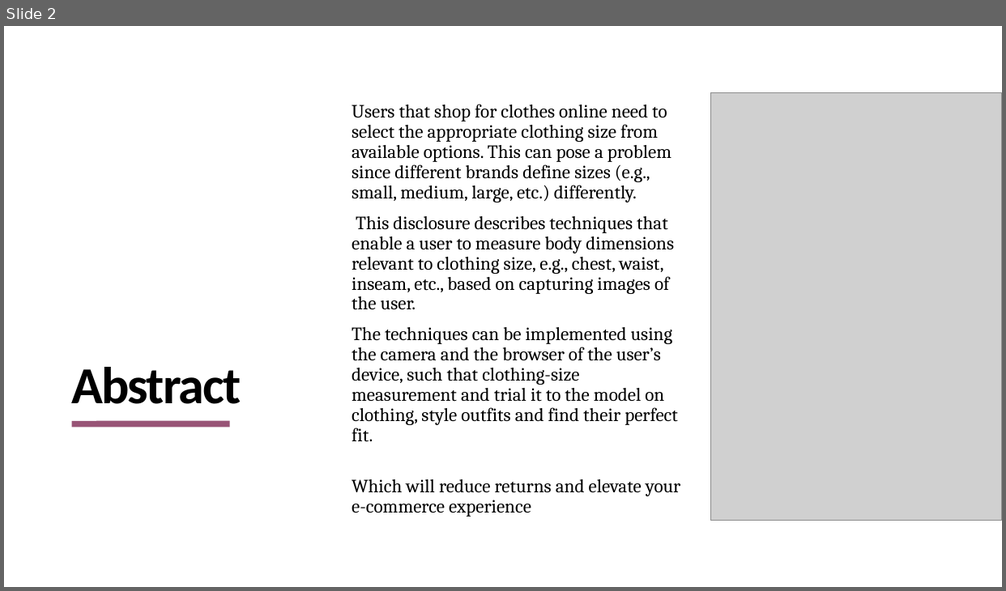
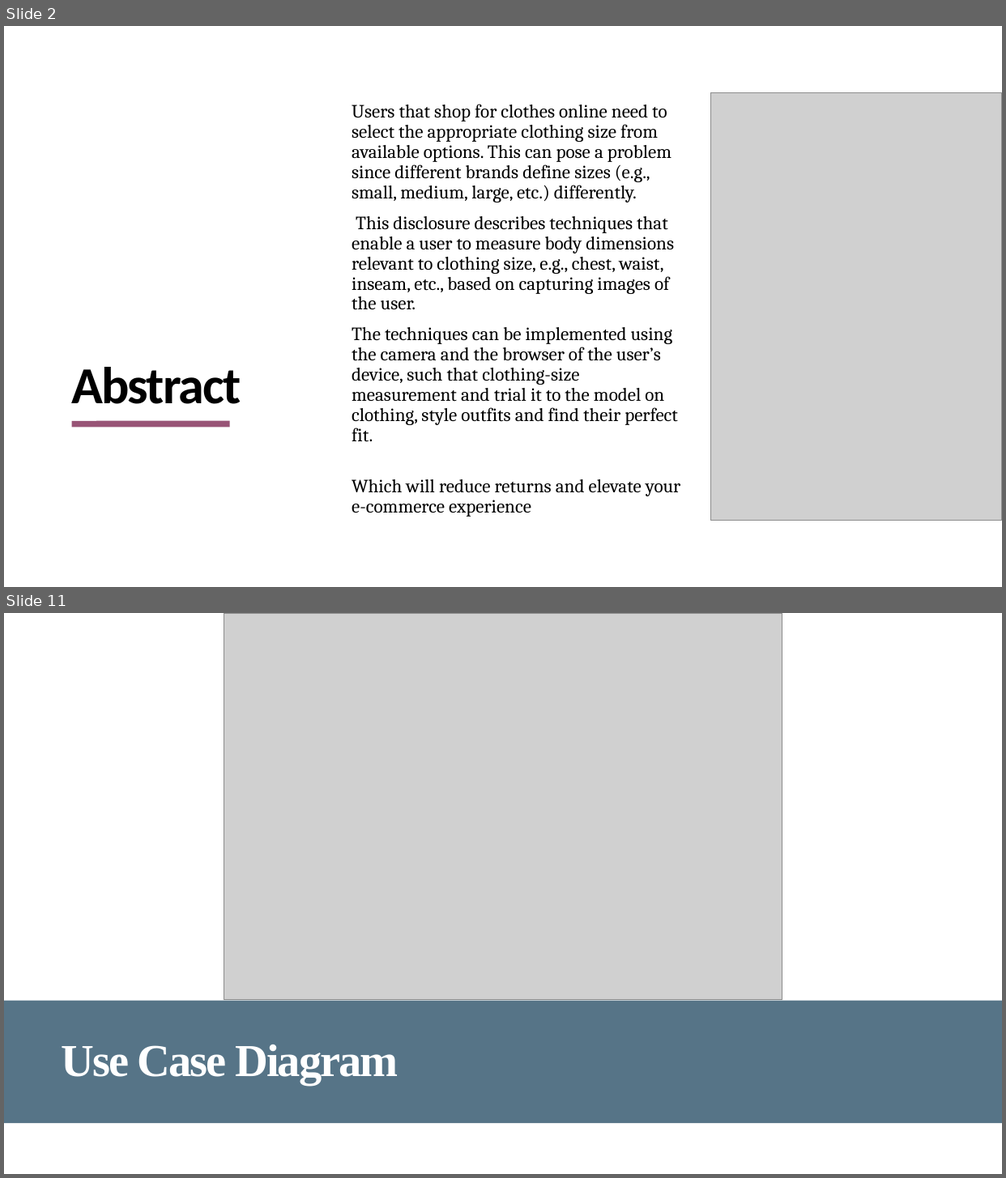
Before and after one commit to 3-idiot/VIRTUAL-CLOTHING-SYSTEM, a slide deck: doc/PPT/VIRTUAL CLOTHING SYSTEM (v1).pptx. Shown one above the other, each under a label of ours: slide 2 before the commit, slides 2 and 11 after it; the slides between them are not shown. The pictures are 1006x591 and 1006x1178 pixels, drawn with LibreOffice and Linux fonts; fonts in the diff are those of the drawing; grey boxes stand for pictures. Boxes give left, top, right and bottom in pixels: in the first picture for what was removed or moved away, otherwise in the second. Text is boxed around its words. In the diff, an @@ line names an element or a change of style, - is before the commit and + after.

```diff
--- a/doc/PPT/VIRTUAL CLOTHING SYSTEM (v1).pptx
+++ b/doc/PPT/VIRTUAL CLOTHING SYSTEM (v1).pptx
@@ slide 11 added at box(4, 613, 1002, 1174), background #FFFFFF @@
@@ picture added at box(224, 613, 782, 1000) @@
@@ rectangle added at box(4, 1001, 1002, 1123), fill #0F3955 at 70% opacity @@
@@ title added at box(61, 1045, 398, 1085), 44 pt, text #FFFFFF, bold @@
+Use Case Diagram
```
Also in this commit, not shown: 7 slides changed, 3 other slides added, 2 slides removed, 3 other files.
